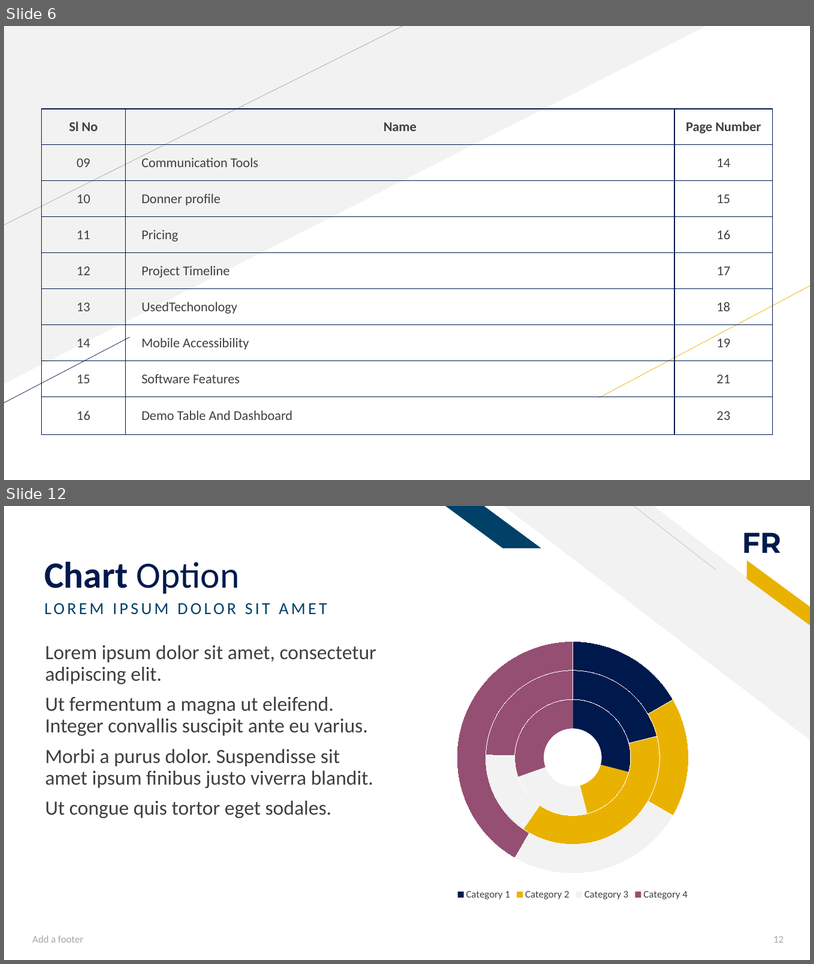
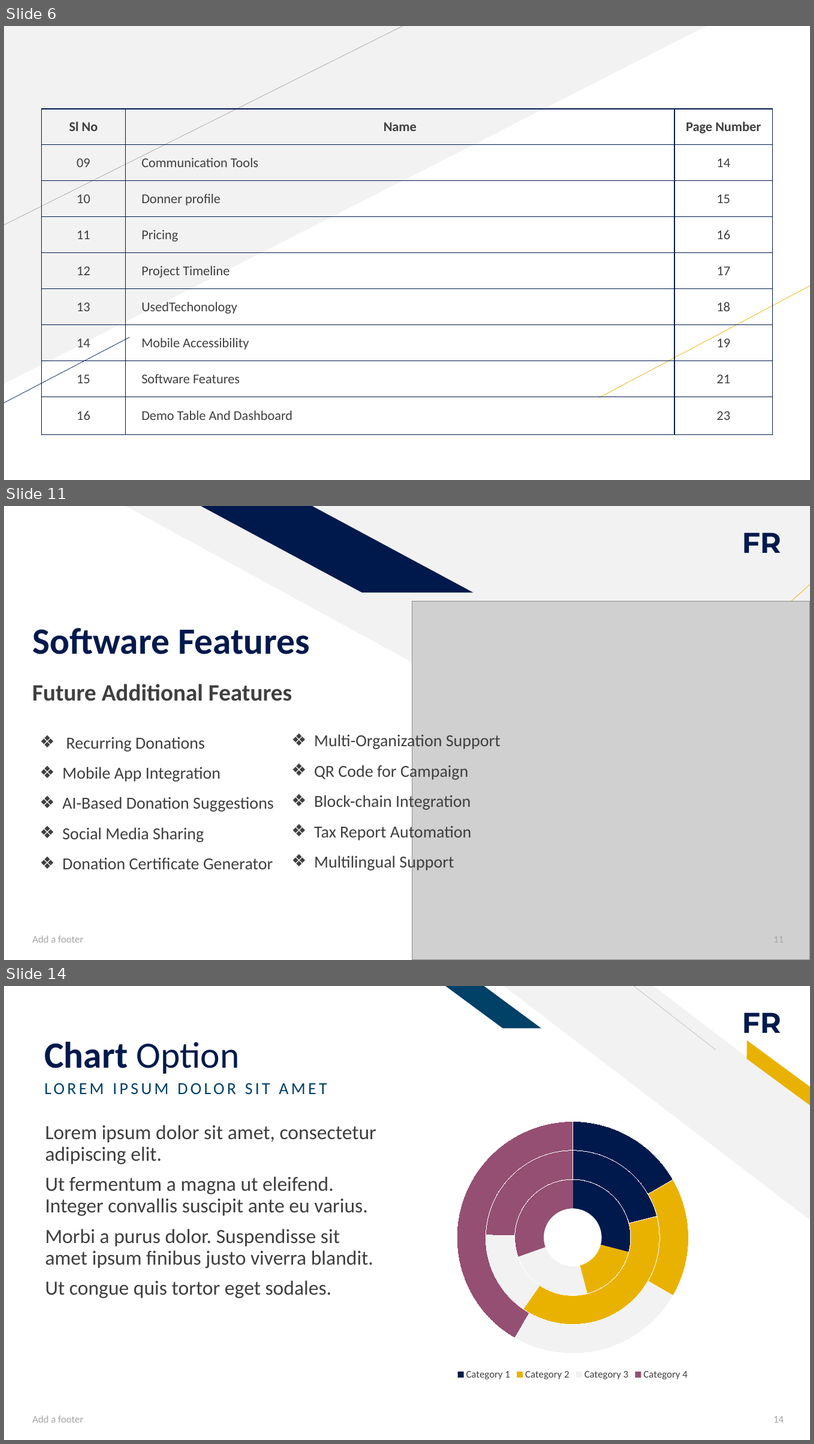
Before and after one commit to SharminAkter13/php_project, a slide deck: Donation Management System.pptx. Shown one above the other, each under a label of ours: slides 6 and 12 before the commit, slides 6, 11 and 14 after it; the slides between them are not shown. The pictures are 814x964 and 814x1444 pixels, drawn with LibreOffice and Linux fonts; fonts in the diff are those of the drawing; grey boxes stand for pictures. Boxes give left, top, right and bottom in pixels: in the first picture for what was removed or moved away, otherwise in the second. Text is boxed around its words. In the diff, an @@ line names an element or a change of style, - is before the commit and + after.

```diff
--- a/Donation Management System.pptx
+++ b/Donation Management System.pptx
@@ slide 11 added at [4,506,810,960], background #FFFFFF; not listed: 1 template element that a slide beside it also shows @@
@@ right triangle added at [126,506,810,879], fill #F2F2F2 @@
@@ parallelogram added at [201,506,474,592], fill #00194C @@
@@ line added from (689, 693) to (810, 585), #EAB200 0.5 pt @@
@@ picture added at [413,601,810,960] @@
@@ title added at [32,628,309,654], 44 pt, text #00194C, bold @@
+Software Features
@@ text added at [32,684,292,701], 28 pt, text #3F3F3F, bold @@
+Future Additional Features
@@ text added at [62,736,274,869], 20 pt, text #3F3F3F @@
+❖ Recurring Donations
+❖ Mobile App Integration
+❖ AI-Based Donation Suggestions
+❖ Social Media Sharing
+❖ Donation Certificate Generator
@@ text added at [314,732,501,871], 20 pt, text #3F3F3F @@
+❖ Multi-Organization Support
+❖ QR Code for Campaign
+❖ Block-chain Integration
+❖ Tax Report Automation
+❖ Multilingual Support
@@ text added at [32,935,83,942], 12 pt, text #A5A5A5 @@
+Add a footer
@@ page number added at [774,936,784,942], 12 pt, text #A5A5A5 @@
+11
@@ what was slide 12 is now slide 14 @@
@@ page number at [774,1416,784,1422]: text changed @@
-12
+14
```
Also in this commit, not shown: 3 slides changed, 4 other slides added, 3 slides removed.
